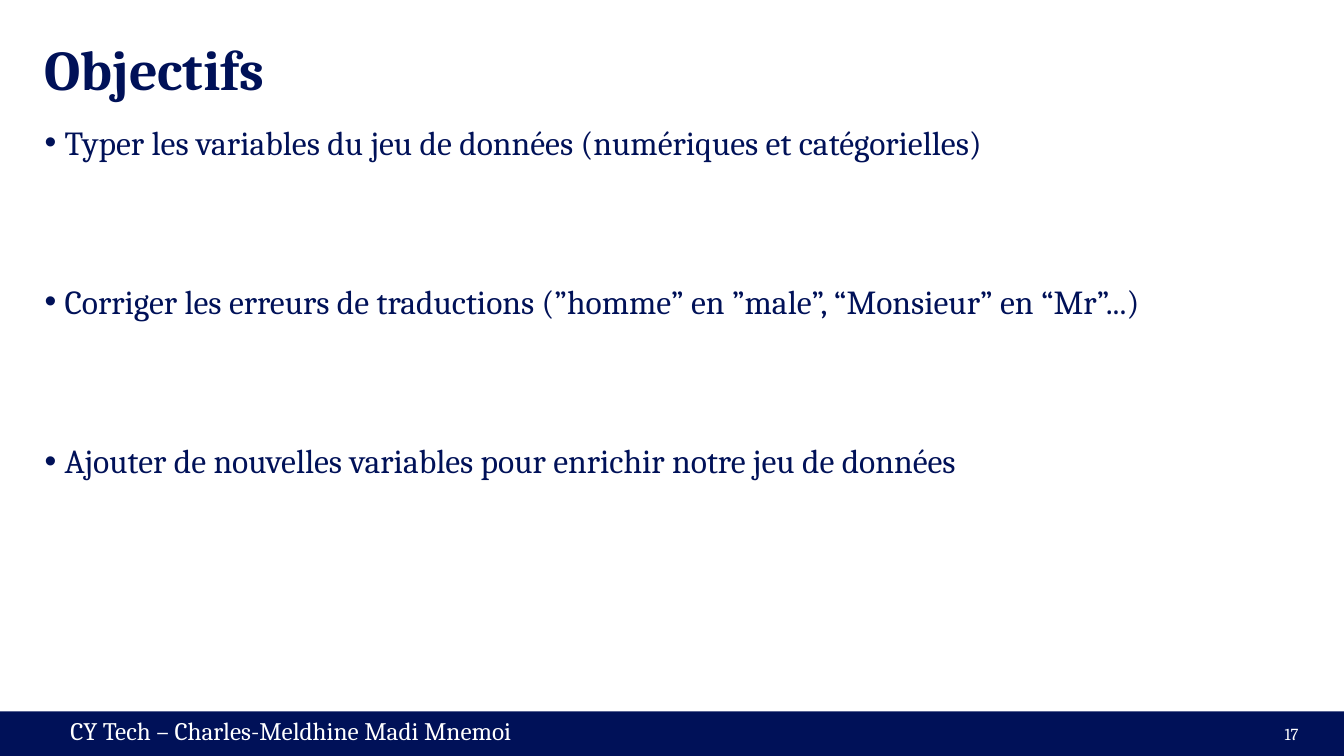
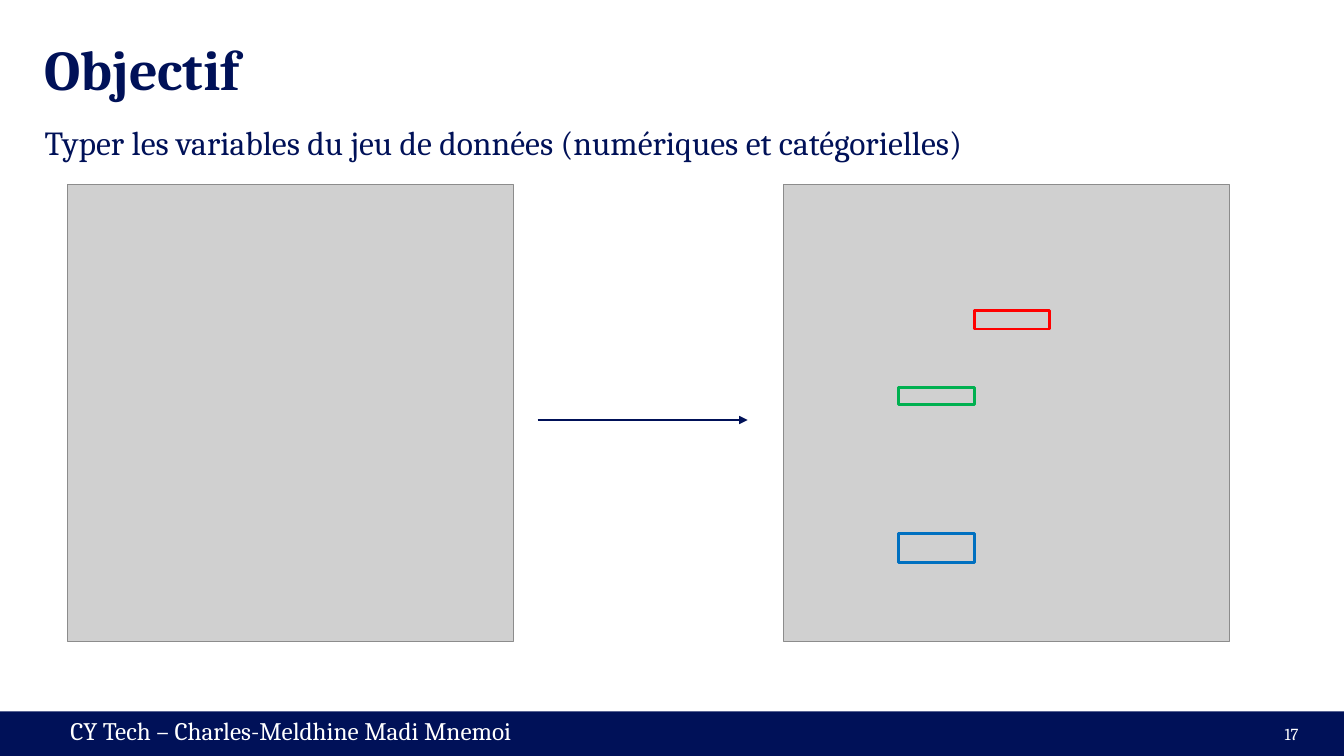
Before and after one commit to cmnemoi/cytech_sparks, a slide deck: slide 17 of presentation.pptx. Drawn at 1344x756 pixels with LibreOffice and Linux fonts; fonts in the diff are those of the drawing; grey boxes stand for pictures. Boxes give left, top, right and bottom in pixels: in the first picture for what was removed or moved away, otherwise in the second. Text is boxed around its words. In the diff, an @@ line names an element or a change of style, - is before the commit and + after.

```diff
--- a/presentation.pptx
+++ b/presentation.pptx
@@ title at box(45, 50, 240, 103): text changed @@
-Objectifs
+Objectif
@@ text "Typer les variables du jeu ..." at box(45, 131, 962, 163): bullet • to none @@
@@ picture added at box(68, 184, 514, 641) @@
@@ picture added at box(783, 184, 1229, 641) @@
@@ text at box(65, 290, 1139, 481): paragraphs removed @@
-• Corriger les erreurs de traductions (”homme” en ”male”, “Monsieur” en “Mr”...)
-• Ajouter de nouvelles variables pour enrichir notre jeu de données
@@ rectangle added at box(974, 310, 1050, 328), outline #FF0000 2 pt @@
@@ rectangle added at box(899, 388, 974, 405), outline #00B050 2 pt @@
@@ arrow added from (538, 420) to (748, 420), #001158 1 pt @@
@@ rectangle added at box(899, 533, 974, 562), outline #0070C0 2 pt @@
```
Also in this commit, not shown: 3 slides added, 1 slide removed.
